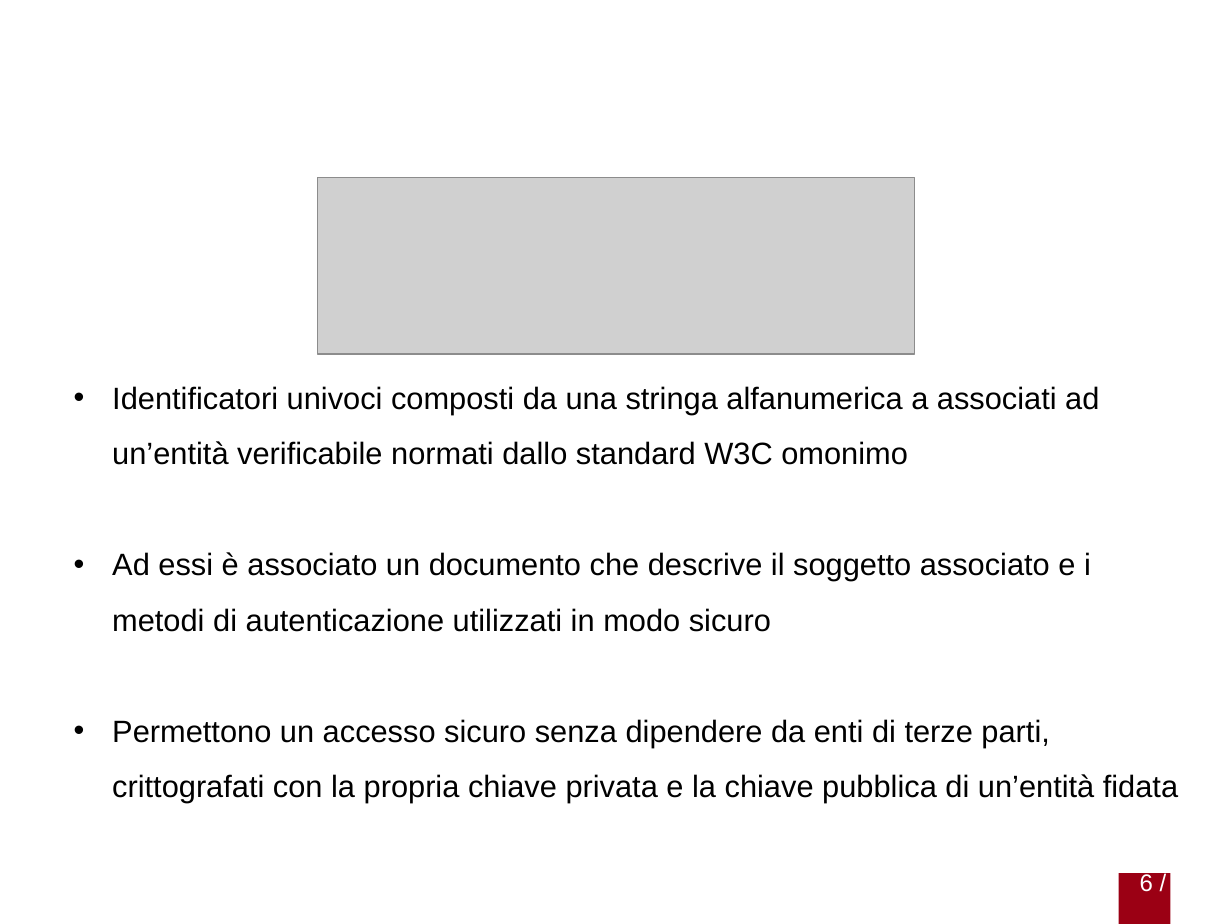
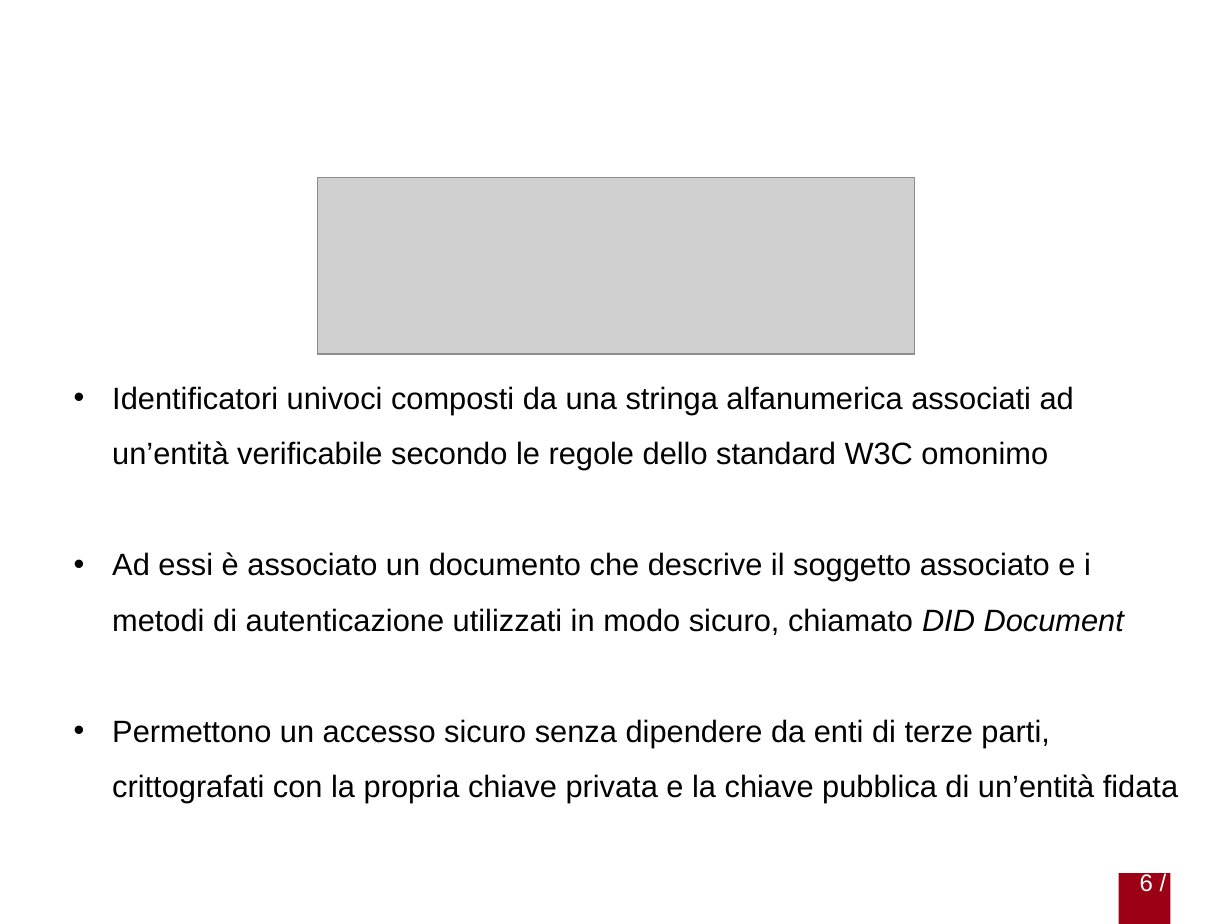
Before and after one commit to gabrielrovesti/Stage-e-Tesi-Triennale-UniPD, a slide deck: slide 6 of Presentazione/Presentazione Gabriel Rovesti.pptx. Drawn at 1232x924 pixels with LibreOffice and Linux fonts; fonts in the diff are those of the drawing; grey boxes stand for pictures; background and template pictures are left out. Boxes give left, top, right and bottom in pixels: in the first picture for what was removed or moved away, otherwise in the second. Text is boxed around its words. In the diff, an @@ line names an element or a change of style, - is before the commit and + after.

```diff
--- a/Presentazione/Presentazione Gabriel Rovesti.pptx
+++ b/Presentazione/Presentazione Gabriel Rovesti.pptx
@@ text at box(112, 386, 1124, 635): text changed @@
-• Identificatori univoci composti da una stringa alfanumerica a associati ad un’entità verificabile normati dallo standard W3C omonimo
-• Ad essi è associato un documento che descrive il soggetto associato e i metodi di autenticazione utilizzati in modo sicuro
+• Identificatori univoci composti da una stringa alfanumerica associati ad un’entità verificabile secondo le regole dello standard W3C omonimo
+• Ad essi è associato un documento che descrive il soggetto associato e i metodi di autenticazione utilizzati in modo sicuro, chiamato DID Document
```
Also in this commit, not shown: 4 other slides changed, 5 other files.
